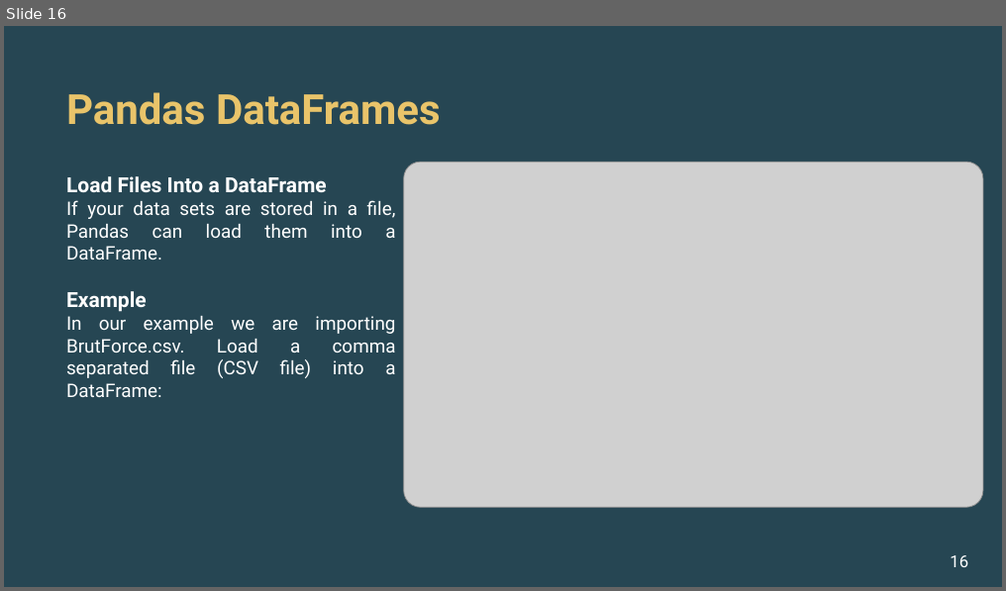
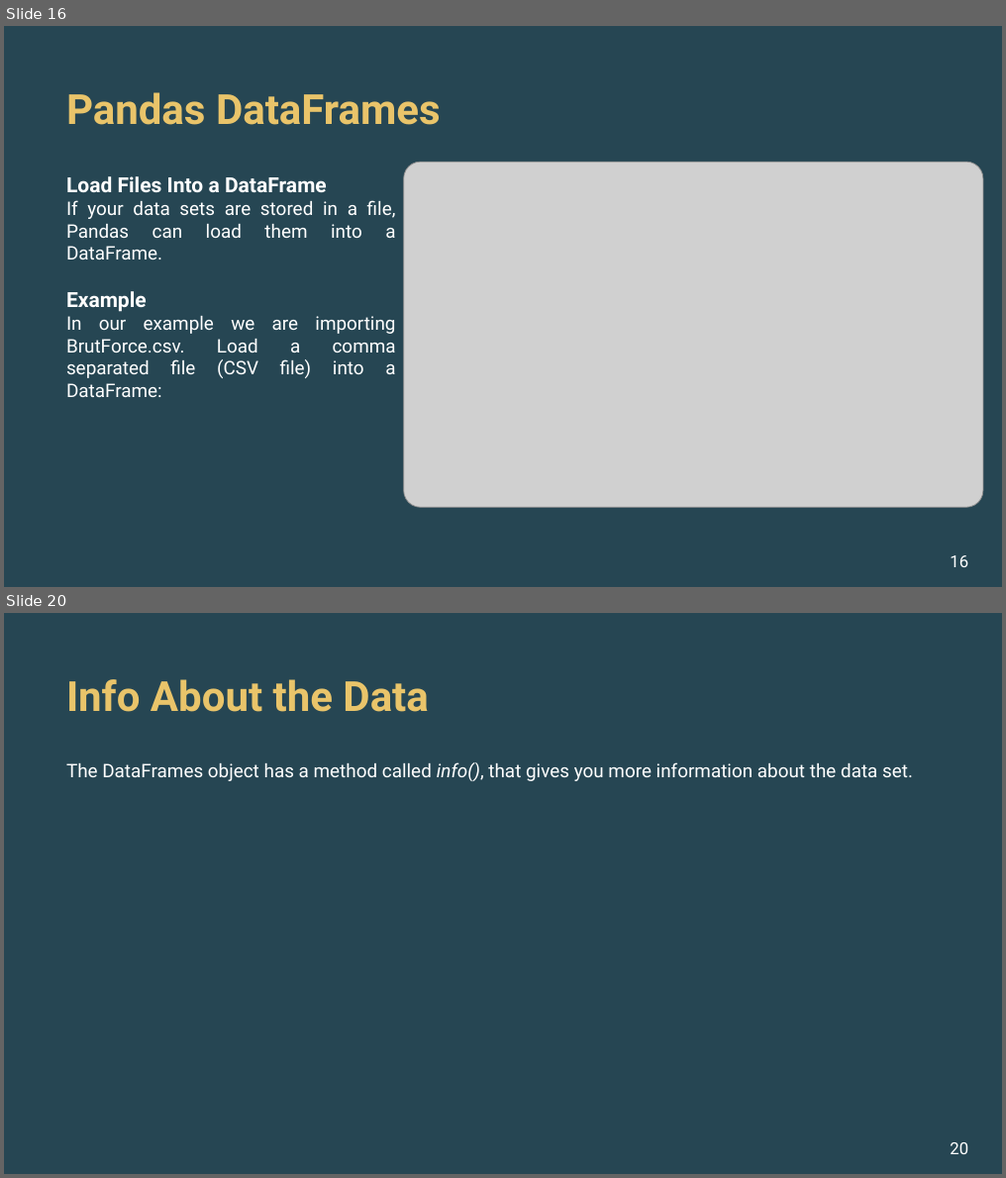
Before and after one commit to alishhde/PandasTutorial, a slide deck: Pandas Tutorials.pptx. Shown one above the other, each under a label of ours: slide 16 before the commit, slides 16 and 20 after it; the slides between them are not shown. The pictures are 1006x591 and 1006x1178 pixels, drawn with LibreOffice and Linux fonts; fonts in the diff are those of the drawing; grey boxes stand for pictures; background and template pictures are left out. Boxes give left, top, right and bottom in pixels: in the first picture for what was removed or moved away, otherwise in the second. Text is boxed around its words. In the diff, an @@ line names an element or a change of style, - is before the commit and + after.

```diff
--- a/Pandas Tutorials.pptx
+++ b/Pandas Tutorials.pptx
@@ slide 20 added at (4,613,1002,1174), background #264653 @@
@@ title added at (66,679,428,712), 40 pt, text #E9C46A, bold @@
+Info About the Data
@@ text added at (66,762,913,781), 18 pt, text #FFFFFF @@
+The DataFrames object has a method called info(), that gives you more information about the data set.
@@ page number added at (949,1143,968,1155), 16 pt, text #FFFFFF @@
+20
```
Also in this commit, not shown: 3 slides changed, 3 other slides added, 33 slides removed, 4 other files.
